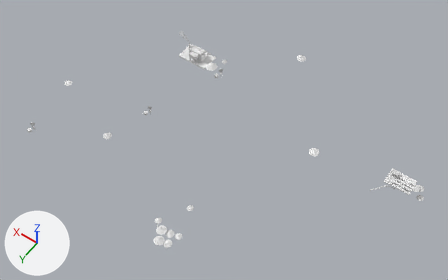
Two versions of the FBX model Assets/Art/KayseriIsland/Models/Gold/Phase2/Theme_P2.fbx, one commit apart.
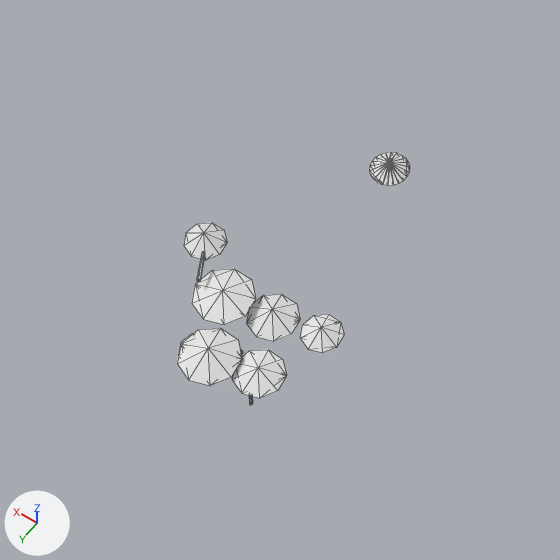
The first picture shows the older version from a 50 mm camera at (-261.0, 308.0, 497.0) aimed at (-40.0, -2.0, 11.0). The close-ups show the older and then the newer version on the part from 27% to 49% of the width and 64% to 99% of the height of that picture. Only the edits that show in the close-ups are written down. Lighting does not change. The marker at lower left points along +X, +Y and +Z. The close-ups show mesh edges as thin lines.

Names of what the first close-up shows: 'Theme.Diggings', 'Theme.Outcrop0'.
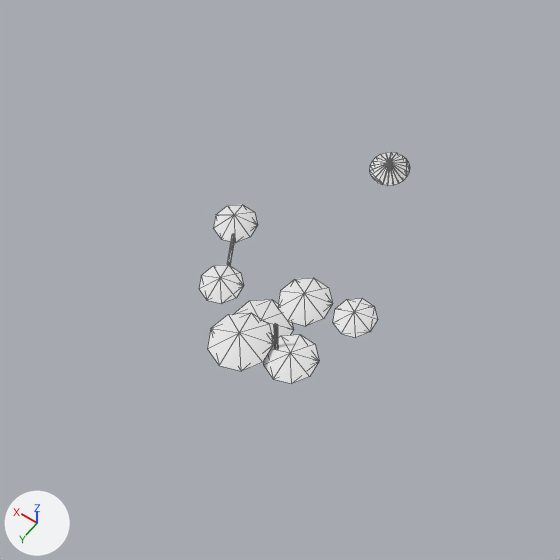
Where the change shows, as pixel boxes [x1, y1, x2, y2] in the close-ups (560 x 560 px; the box of a moved part takes in the faces that stretch with it):
'Theme.Diggings', reshaped, moved (7% wider): before [177, 223, 344, 405]; after [199, 205, 378, 384]
part 1 of me_theme_diggings_001, moved or reshaped: before [192, 269, 256, 325]; after [234, 299, 293, 342]
part 2 of me_theme_diggings_001, moved or reshaped: before [178, 333, 194, 356]; after [199, 265, 244, 304]
part 3 of me_theme_diggings_001, moved or reshaped: before [249, 395, 253, 405]; after [274, 323, 278, 349]

The change in detail:
me_theme_diggings_001 has 138 vertices, 224 faces and spans x -73.3..-44.2, y 106.8..129.0, z -0.3..18.8.
me_theme_diggings_001 is used by ob_theme_diggings; location (0.0, 0.0, 0.0).
me_theme_diggings_001 part 1: the loose piece of 10 vertices spanning x -59.9..-50.1, y 110.3..120.0, z 14.1..15.9 is moved by (0.0, 0.0, -14.4).
me_theme_diggings_001 part 2: the loose piece of 10 vertices spanning x -55.3..-48.7, y 115.8..122.4, z -0.3..1.5 is moved by (0.0, 0.0, 15.7).
me_theme_diggings_001 part 3: the loose piece of 12 vertices spanning x -64.6..-63.4, y 120.1..121.9, z -0.3..4.7 is moved by (0.0, 0.0, 12.6).
Object 'Theme.Diggings' (ob_theme_diggings) moves from (0.0, 0.0, 0.0) to (-7.4, 0.2, 12.7).
